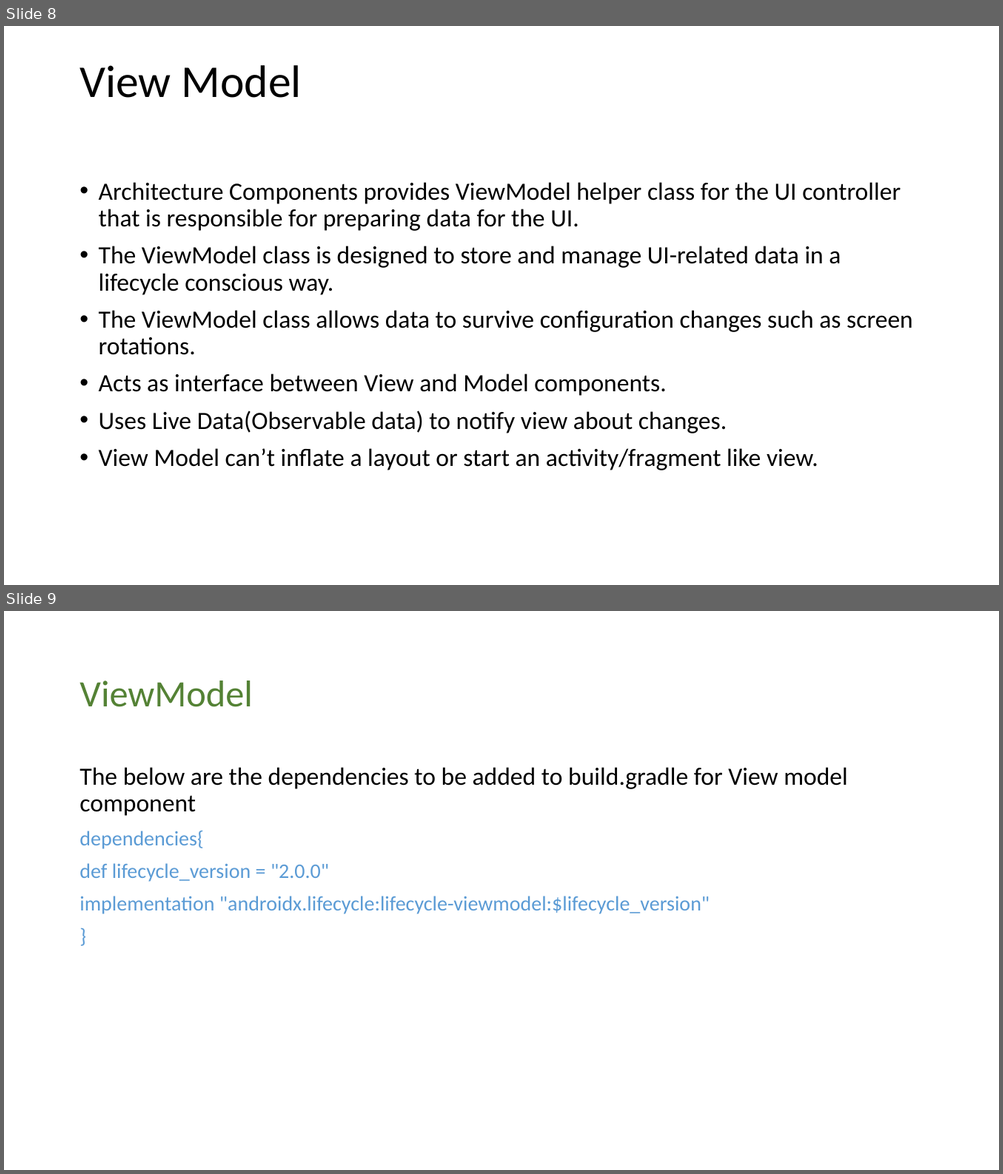
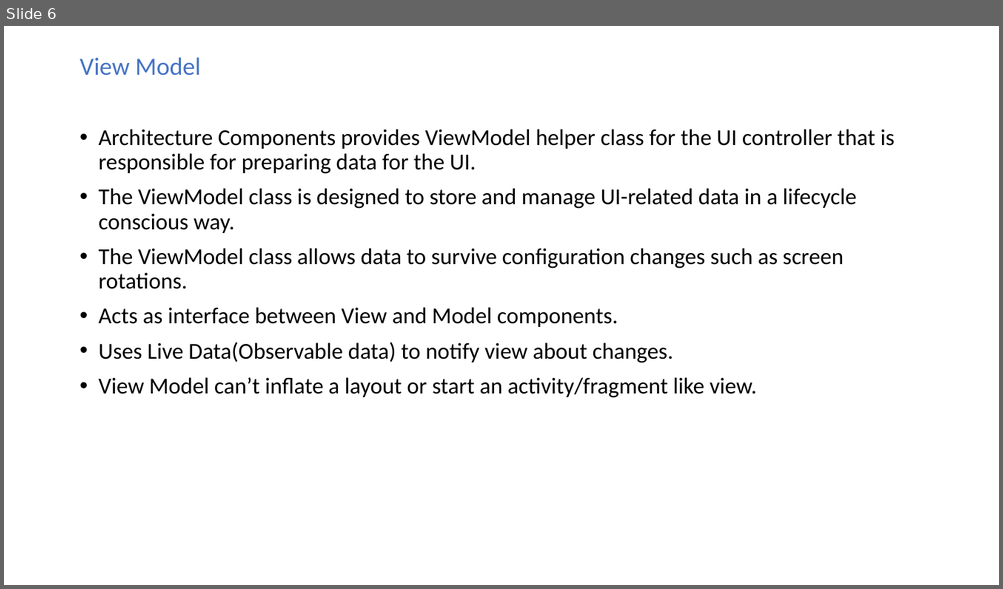
Before and after one commit to chandragithub2014/KotlinTemplates, a slide deck: USBank/USBank_Architecture_Android.pptx. Shown one above the other, each under a label of ours: slides 8 and 9 before the commit, slide 6 after it. The pictures are 1003x1174 and 1003x589 pixels, drawn with LibreOffice and Linux fonts; fonts in the diff are those of the drawing. Boxes give left, top, right and bottom in pixels: in the first picture for what was removed or moved away, otherwise in the second. Text is boxed around its words. In the diff, an @@ line names an element or a change of style, - is before the commit and + after.

Commit message:
updated with US Bank Architecture ppt

```diff
--- a/USBank/USBank_Architecture_Android.pptx
+++ b/USBank/USBank_Architecture_Android.pptx
@@ slide 9 removed at [4, 611, 999, 1170], background #FFFFFF @@
@@ title removed at [79, 681, 253, 707] @@
-ViewModel
@@ text removed at [79, 767, 848, 914] @@
-The below are the dependencies to be added to build.gradle for View model component
-dependencies{
-def lifecycle_version = "2.0.0"
-implementation "androidx.lifecycle:lifecycle-viewmodel:$lifecycle_version"
-}
@@ what was slide 8 is now slide 6 @@
@@ slide 6 changed as well @@
@@ text "View Model": place and size @@
-text "View Model" at [99, 182, 913, 471]
+text "View Model" at [79, 57, 894, 398]
@@ text at [79, 57, 200, 75]: paragraph added @@
+View Model
@@ title removed at [79, 65, 301, 98] @@
-View Model
@@ text at [99, 129, 894, 398]: size 24 to 22 pt @@
```
Also in this commit, not shown: 8 other slides changed, 2 slides added, 19 other slides removed, 5 other files.
